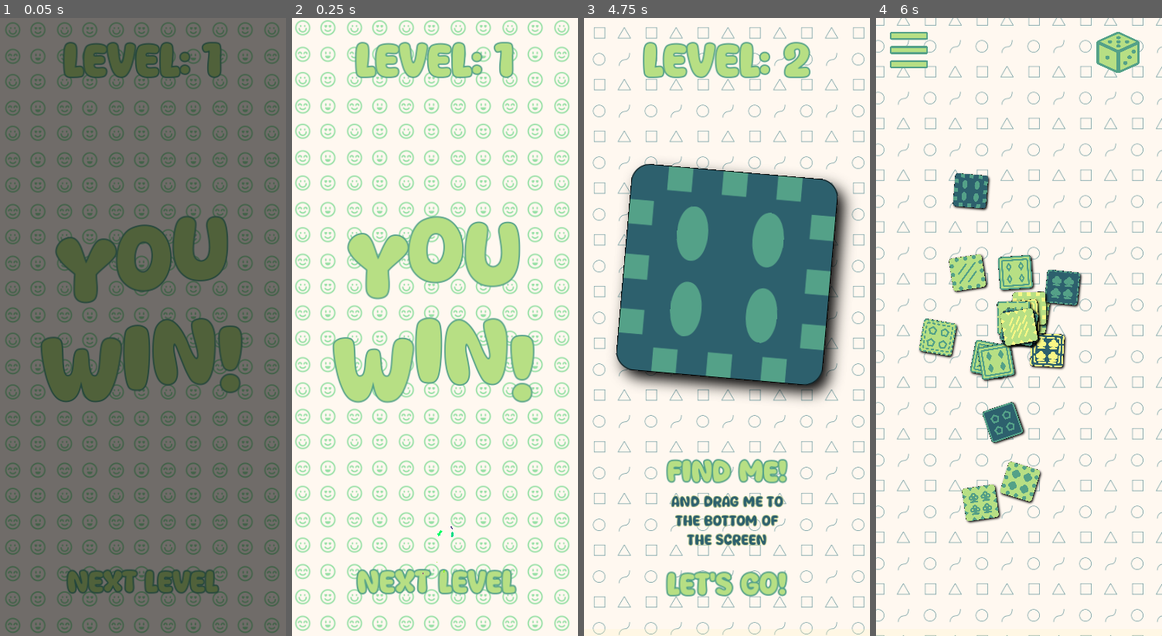
Above: before the commit, frames 1-4 (left to right).
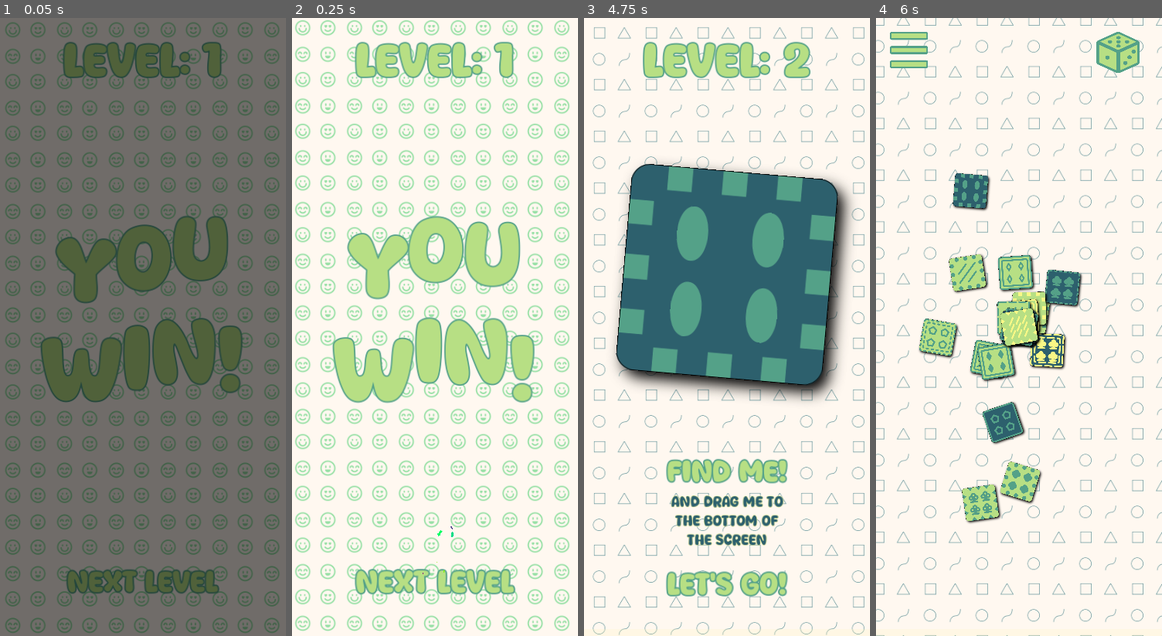
Above: after the commit, the same moments.

Repository: magopian/rummager
Game: Godot game, scene res://you_win.tscn
Two runs of this game, one before a commit and one after it. Both use one fixed random seed, a clock stepped at 60 frames per second and the inputs below. This scene is started directly instead of the project's main scene. Sound files missing from this copy of the repository are replaced by a short silence.
Inputs (mouse positions are in pixels of both pictures, inside the frame that each line leads up to):
- Up to frame 1 (0.05 s): no input
- Up to frame 2 (0.25 s): no input
- Up to frame 3 (4.75 s): click (727, 327) at 0.5 s; click (727, 327) at 1.27 s; click (827, 55) at 2 s; click (832, 61) at 2.75 s; click (832, 61) at 3.5 s; move the mouse to (727, 327) at 4.27 s; click (727, 327) at 4.42 s
- Up to frame 4 (6 s): click "Let's go!" at 5 s; move the mouse to (976, 209) at 5.77 s; click (976, 209) at 5.92 s

The runs differ from the first frame. In frame 2, 0.9% of the frame differs, in the area x 21-79%, y 89-94%; in frame 3, less than 0.1%; in frame 4, nothing differs.

Commit message:
Small bits and general cleanup

Diff:
--- a/animated_button.gd
+++ b/animated_button.gd
@@ -17,7 +17,7 @@
 	button.text = text
 	button.add_theme_constant_override("outline_size", outline_size)
 	button.add_theme_constant_override("font_size",  font_size)
-	button.pivot_offset = Vector2(button.size.x / 2, button.size.y / 2)
+	button.pivot_offset = button.size / 2
 
 	var tween: Tween = button.create_tween().set_ease(Tween.EASE_IN_OUT).set_trans(Tween.TRANS_CUBIC).set_loops()
 	tween.tween_property(button, "scale", Vector2(1.1, 1.1), 0.5)
--- a/game.tscn
+++ b/game.tscn
@@ -255,6 +255,7 @@
 
 [node name="LetsGoButton" parent="PickMeCanvasLayer/MarginContainer/VBoxContainer/Explanation" instance=ExtResource("45_5qh7m")]
 unique_name_in_owner = true
+custom_minimum_size = Vector2(300, 100)
 layout_mode = 2
 size_flags_horizontal = 6
 size_flags_vertical = 4
--- a/you_lose.tscn
+++ b/you_lose.tscn
@@ -55,13 +55,12 @@
 
 [node name="RichTextLabel" type="RichTextLabel" parent="MarginContainer/VBoxContainer"]
 clip_contents = false
-custom_minimum_size = Vector2(414, 0)
 layout_mode = 2
 mouse_filter = 2
 theme_override_colors/default_color = Color(0.945098, 0.945098, 0.901961, 1)
 theme_override_colors/font_outline_color = Color(0.0823529, 0.380392, 0.427451, 1)
 theme_override_constants/outline_size = 8
-theme_override_font_sizes/normal_font_size = 64
+theme_override_font_sizes/normal_font_size = 60
 bbcode_enabled = true
 text = "[center][wave freq=5 amp=150]You lost :([/wave][/center]"
 fit_content = true
@@ -98,8 +97,25 @@
 size_flags_vertical = 4
 mouse_filter = 2
 
-[node name="Sprite2D" type="TextureRect" parent="MarginContainer/VBoxContainer/WrongContainer"]
+[node name="Control" type="Control" parent="MarginContainer/VBoxContainer/WrongContainer"]
+custom_minimum_size = Vector2(40, 40)
 layout_mode = 2
+size_flags_horizontal = 3
+
+[node name="Sprite2D" type="TextureRect" parent="MarginContainer/VBoxContainer/WrongContainer/Control"]
+layout_mode = 1
+anchors_preset = 8
+anchor_left = 0.5
+anchor_top = 0.5
+anchor_right = 0.5
+anchor_bottom = 0.5
+offset_left = -20.0
+offset_top = -20.0
+offset_right = 113.0
+offset_bottom = 141.0
+grow_horizontal = 2
+grow_vertical = 2
+scale = Vector2(0.25, 0.25)
 size_flags_horizontal = 4
 size_flags_vertical = 4
 mouse_filter = 2
@@ -118,8 +134,25 @@
 size_flags_vertical = 4
 mouse_filter = 2
 
-[node name="Sprite2D" type="TextureRect" parent="MarginContainer/VBoxContainer/ValidContainer"]
+[node name="Control" type="Control" parent="MarginContainer/VBoxContainer/ValidContainer"]
+custom_minimum_size = Vector2(40, 40)
 layout_mode = 2
+size_flags_horizontal = 3
+
+[node name="Sprite2D" type="TextureRect" parent="MarginContainer/VBoxContainer/ValidContainer/Control"]
+layout_mode = 1
+anchors_preset = 8
+anchor_left = 0.5
+anchor_top = 0.5
+anchor_right = 0.5
+anchor_bottom = 0.5
+offset_left = -20.0
+offset_top = -21.0
+offset_right = 131.0
+offset_bottom = 140.0
+grow_horizontal = 2
+grow_vertical = 2
+scale = Vector2(0.25, 0.25)
 size_flags_horizontal = 4
 size_flags_vertical = 4
 mouse_filter = 2
@@ -138,7 +171,10 @@
 
 [node name="TryAgainButton" parent="MarginContainer/VBoxContainer" instance=ExtResource("7_8ccxa")]
 unique_name_in_owner = true
+custom_minimum_size = Vector2(300, 100)
 layout_mode = 2
+size_flags_horizontal = 4
+size_flags_vertical = 4
 text = "Try again"
 
 [node name="FadeTransition" parent="." instance=ExtResource("8_v64r8")]
--- a/you_win.tscn
+++ b/you_win.tscn
@@ -105,6 +105,8 @@
 unique_name_in_owner = true
 custom_minimum_size = Vector2(300, 100)
 layout_mode = 2
+size_flags_horizontal = 4
+size_flags_vertical = 4
 text = "Next level"
 
 [node name="Control3" type="Control" parent="MarginContainer/VBoxContainer"]
Binary file changed: assets/card_bonus_sprite.png
Binary file changed: assets/sprites/sprite_valid.png
Binary file changed: assets/sprites/sprite_wrong.png
Binary file changed: assets/sprites/sprite_wrong_arrow_left_1.png
Not shown: 2 places in you_win.tscn that only renumber resources
